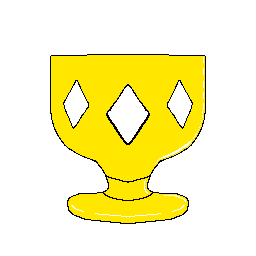
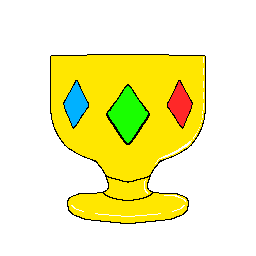
Layer changes from the first (256, 256) image to the second:
added layer "Paint Layer 5" above "Paint Layer 4" over [64, 81, 192, 143]
painted on "Paint Layer 2" over [64, 81, 192, 143]
